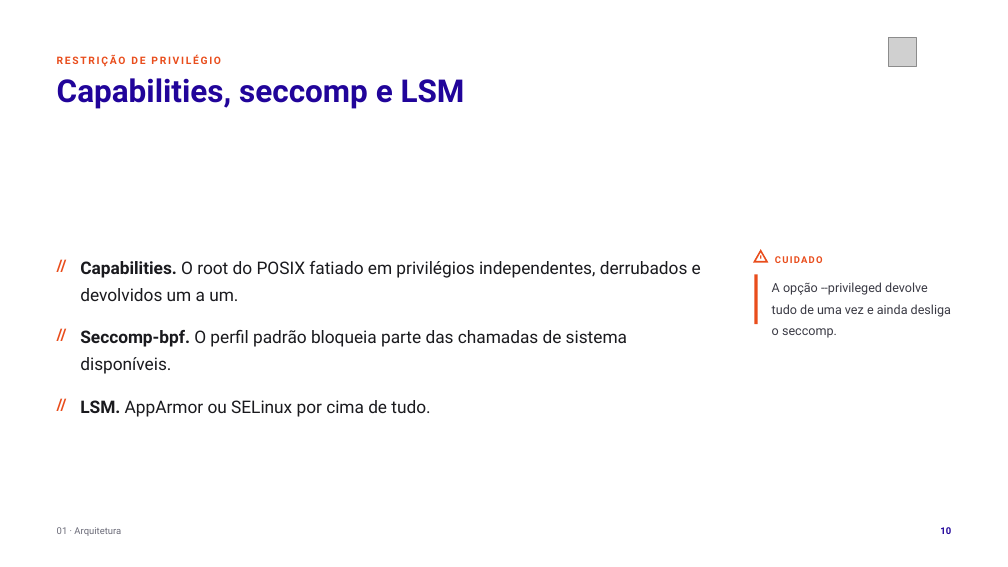
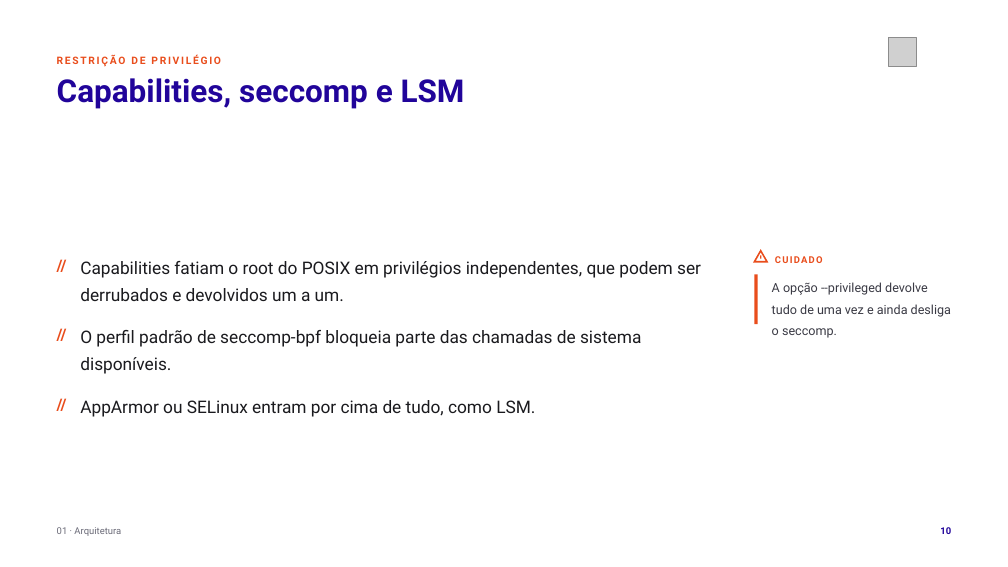
Before and after one commit to tcpassos/invite-app, a slide deck: slide 10 of trabalhos/T1-Docker-Invite-People.pptx. Drawn at 1008x567 pixels with LibreOffice and Linux fonts; fonts in the diff are those of the drawing; grey boxes stand for pictures. Boxes give left, top, right and bottom in pixels: in the first picture for what was removed or moved away, otherwise in the second. Text is boxed around its words. In the diff, an @@ line names an element or a change of style, - is before the commit and + after.

```diff
--- a/trabalhos/T1-Docker-Invite-People.pptx
+++ b/trabalhos/T1-Docker-Invite-People.pptx
@@ text at [80, 261, 701, 301]: text changed @@
-Capabilities. O root do POSIX fatiado em privilégios independentes, derrubados e devolvidos um a um.
+Capabilities fatiam o root do POSIX em privilégios independentes, que podem ser derrubados e devolvidos um a um.
@@ text at [80, 330, 641, 374]: text changed @@
-Seccomp-bpf. O perfil padrão bloqueia parte das chamadas de sistema disponíveis.
+O perfil padrão de seccomp-bpf bloqueia parte das chamadas de sistema disponíveis.
@@ text at [80, 400, 535, 417]: text changed @@
-LSM. AppArmor ou SELinux por cima de tudo.
+AppArmor ou SELinux entram por cima de tudo, como LSM.
```
Also in this commit, not shown: 5 other slides changed, 9 other files.
